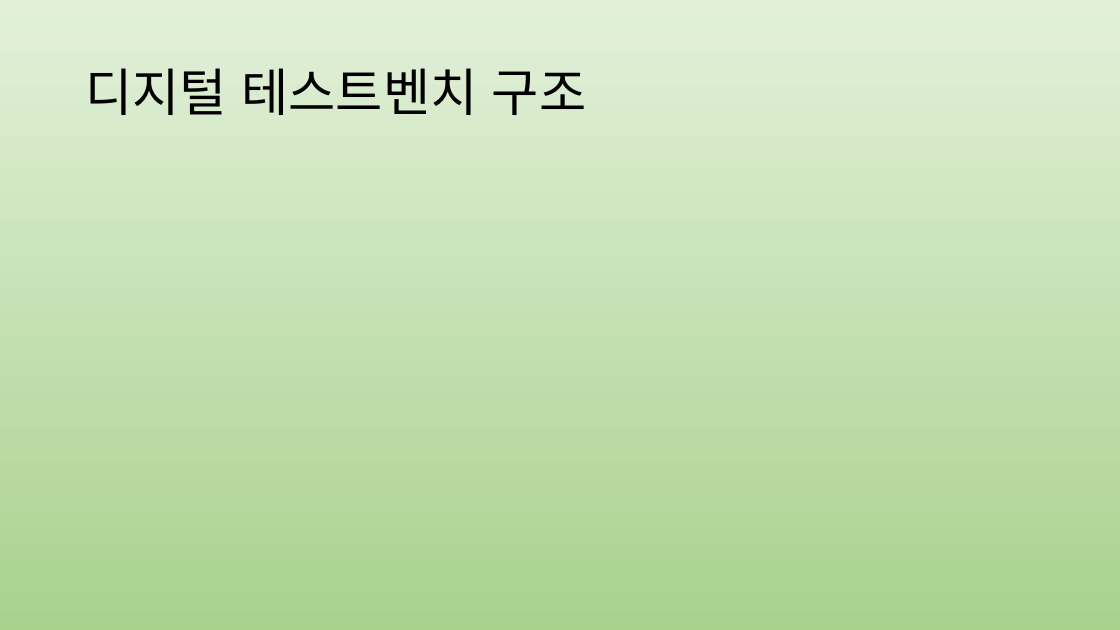
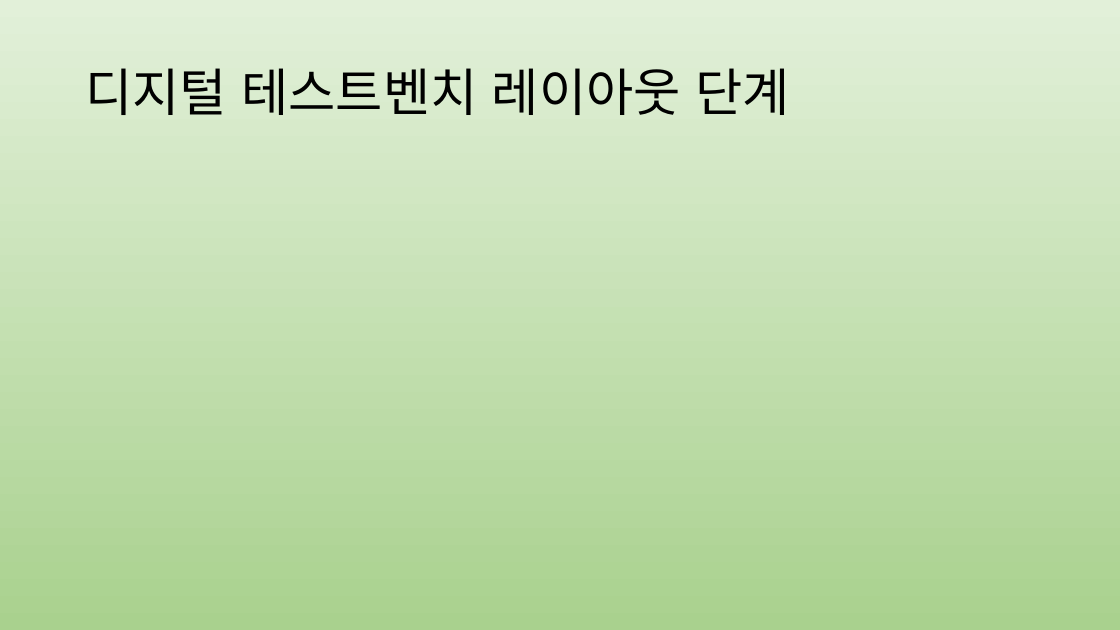
Before and after one commit to jwl1109/IOT, a slide deck: slide 5 of VLSI design 설계 실습/2025-06-13.pptx. Drawn at 1120x630 pixels with LibreOffice and Linux fonts; fonts in the diff are those of the drawing. Boxes give left, top, right and bottom in pixels: in the first picture for what was removed or moved away, otherwise in the second. Text is boxed around its words. In the diff, an @@ line names an element or a change of style, - is before the commit and + after.

```diff
--- a/VLSI design 설계 실습/2025-06-13.pptx
+++ b/VLSI design 설계 실습/2025-06-13.pptx
@@ title at <box>85,68,789,115</box>: text changed @@
-디지털 테스트벤치 구조
+디지털 테스트벤치 레이아웃 단계
```
Also in this commit, not shown: 1 other slide changed, 1 slide added, 1 slide removed.
